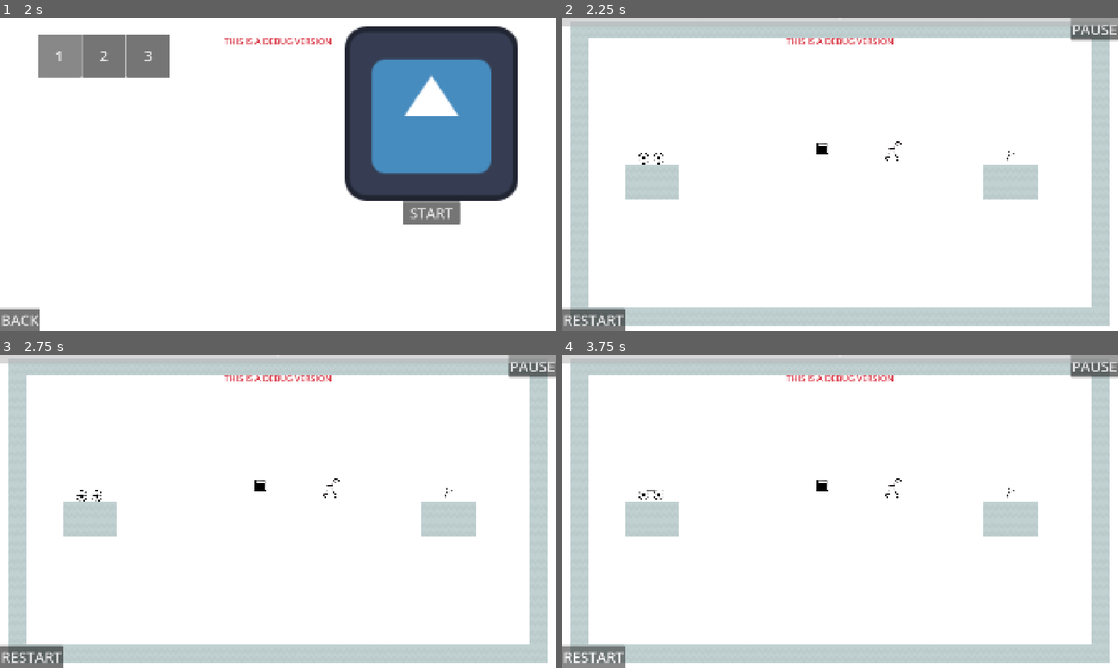
Above: before the commit, frames 1-4 (two rows, left to right).
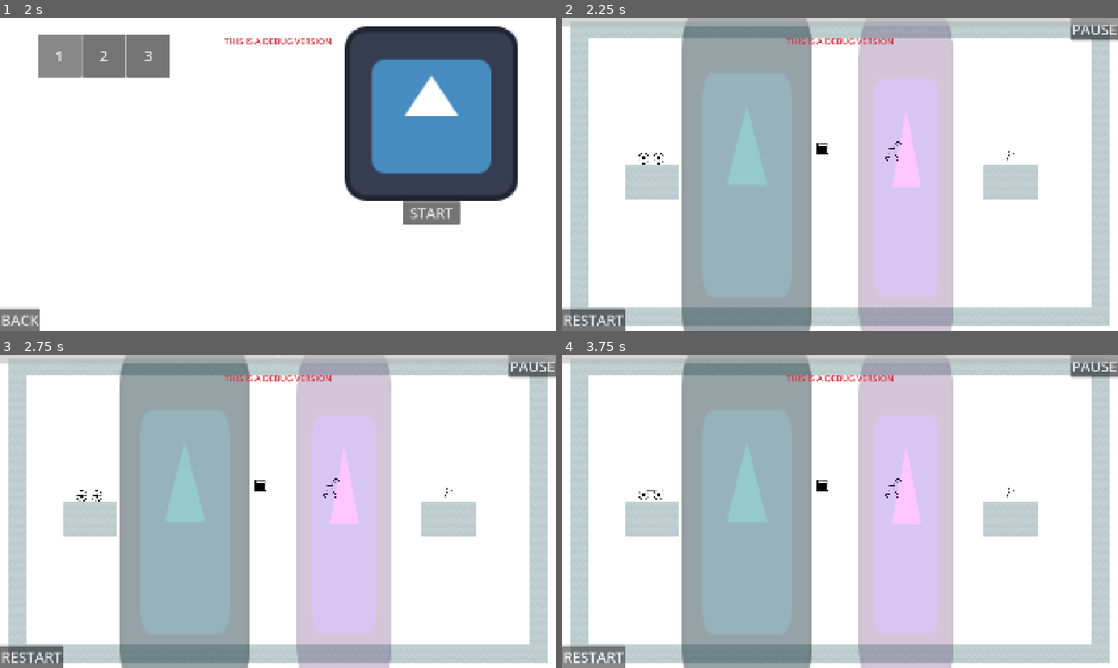
Above: after the commit, the same moments.

Repository: alanmelloni97/godot-template
Game: Godot game, scene res://game_logic/main/main.tscn
Two runs of this game, one before a commit and one after it. Both use one fixed random seed, a clock stepped at 60 frames per second and the inputs below. The engine's default icon, where the game draws it, is replaced by a stand-in: a white triangle on a blue panel in a dark square.
Inputs:
- Up to frame 1 (2 s): click "START" at 0.5 s; click "1" at 1.25 s
- Up to frame 2 (2.25 s): click "START" at 2 s
- Up to frame 3 (2.75 s): no input
- Up to frame 4 (3.75 s): click "RESTART" at 2.75 s; click "RESTART" at 3.5 s

Frame 1 is identical in both runs. In frame 2, 40% of the frame differs, in the area x 21-71%, y 0-100%; in frame 3, 40%; in frame 4, 40%.

Commit message:
added bounce brush, gravity y non draw areas

Diff:
--- a/game_logic/level/brush_changer.gd
+++ b/game_logic/level/brush_changer.gd
@@ -1,28 +1,37 @@
 extends Node
+
 class_name BrushChanger
 
-enum Brush{ PAINTER, ERASER}
+enum Brush { NORMAL, BOUNCY, ERASER }
 @export var paint_manager: PaintManager
 @export var erase_manager: EraseManager
 
-var brush: Brush = Brush.PAINTER
+var brush: Brush = Brush.NORMAL
+
 
 func _ready() -> void:
 	erase_manager.process_mode = Node.PROCESS_MODE_DISABLED
 
+
 func _unhandled_input(event: InputEvent) -> void:
 	if event.is_action_pressed("change_brush"):
-		if brush == Brush.PAINTER:
+		if brush == Brush.NORMAL:
+			change_brush(Brush.BOUNCY)
+		elif brush == Brush.BOUNCY:
 			change_brush(Brush.ERASER)
 		else:
-			change_brush(Brush.PAINTER)
+			change_brush(Brush.NORMAL)
 
 
 func change_brush(_brush: Brush):
-	if _brush == Brush.PAINTER:
+	if _brush == Brush.NORMAL:
+		paint_manager.brush_type = PaintManager.BrushType.NORMAL
 		erase_manager.process_mode = Node.PROCESS_MODE_DISABLED
 		paint_manager.process_mode = Node.PROCESS_MODE_INHERIT
-		brush = Brush.PAINTER
+		brush = Brush.NORMAL
+	elif _brush == Brush.BOUNCY:
+		paint_manager.brush_type = PaintManager.BrushType.BOUNCY
+		brush = Brush.BOUNCY
 	else:
 		paint_manager.process_mode = Node.PROCESS_MODE_DISABLED
 		erase_manager.process_mode = Node.PROCESS_MODE_INHERIT
--- a/game_logic/level/level.tscn
+++ b/game_logic/level/level.tscn
@@ -16,6 +16,7 @@
 [ext_resource type="Script" uid="uid://xddo5rw3edos" path="res://game_logic/level/vehicle_handler.gd" id="8_mk500"]
 [ext_resource type="Script" uid="uid://5m54qnyt4im6" path="res://game_logic/level/brush_changer.gd" id="11_r3lsm"]
 [ext_resource type="PackedScene" uid="uid://djhe7gkfow7tm" path="res://game_logic/ui/ui.tscn" id="12_gjdk2"]
+[ext_resource type="PackedScene" uid="uid://h4hvb7ob1psf" path="res://game_logic/mouse_painter/bouncy_segment.tscn" id="12_mk500"]
 [ext_resource type="PackedScene" uid="uid://bypog2gpbe4rs" path="res://game_logic/level/finish_point.tscn" id="14_kgwp0"]
 [ext_resource type="Script" uid="uid://dcvfni3qaudmr" path="res://game_logic/level/cheat_debug.gd" id="18_tsqra"]
 
@@ -156,11 +157,12 @@
 script = ExtResource("1_y6m4d")
 map = NodePath("../../..")
 segment = ExtResource("3_oyh4j")
+bouncy_segment = ExtResource("12_mk500")
 mouse_pointer = NodePath("PaintBrush")
 
 [node name="PaintBrush" type="Area2D" parent="Nodes/BrushHandler/PaintManager" unique_id=1139076505 node_paths=PackedStringArray("object")]
 collision_layer = 0
-collision_mask = 5
+collision_mask = 21
 script = ExtResource("3_guxw8")
 object = NodePath(".")
 
--- a/game_logic/level/levels/level_1.tscn
+++ b/game_logic/level/levels/level_1.tscn
@@ -4,8 +4,10 @@
 [ext_resource type="Script" uid="uid://cyc21lkuhi4hj" path="res://game_logic/level/level_stats.gd" id="2_yy5hl"]
 [ext_resource type="PackedScene" uid="uid://b2k5h70kpq5wo" path="res://game_logic/pickable/fuel_pickable.tscn" id="3_iwd26"]
 [ext_resource type="PackedScene" uid="uid://c4xn0o0x0tnk6" path="res://game_logic/pickable/ink_pickable.tscn" id="4_21syh"]
+[ext_resource type="PackedScene" uid="uid://4jsg0gmq3lqt" path="res://game_logic/level/obstacles/non_drawing_area.tscn" id="5_bv0sc"]
+[ext_resource type="PackedScene" uid="uid://bp7hmf78rccun" path="res://game_logic/level/obstacles/inverse_gravity_area.tscn" id="6_omun7"]
 
-[sub_resource type="Resource" id="Resource_21syh"]
+[sub_resource type="Resource" id="Resource_omun7"]
 resource_local_to_scene = true
 script = ExtResource("2_yy5hl")
 fuel = 500.0
@@ -31,3 +33,11 @@
 
 [node name="InkPickable" parent="." index="8" unique_id=1902700646 instance=ExtResource("4_21syh")]
 position = Vector2(1257, 510)
+
+[node name="InverseGravityArea" parent="." index="9" unique_id=1605799056 instance=ExtResource("6_omun7")]
+position = Vector2(687, 621)
+scale = Vector2(1, 2.612471)
+
+[node name="NonDrawingArea" parent="." index="10" unique_id=313361753 instance=ExtResource("5_bv0sc")]
+position = Vector2(1309, 630)
+scale = Vector2(0.73202246, 2.5744762)
--- /dev/null
+++ b/game_logic/level/obstacles/inverse_gravity_area.tscn
@@ -0,0 +1,22 @@
+[gd_scene format=3 uid="uid://bp7hmf78rccun"]
+
+[ext_resource type="Texture2D" uid="uid://bjoapf7om3oif" path="res://assets/icon.svg" id="1_4utkx"]
+
+[sub_resource type="RectangleShape2D" id="RectangleShape2D_b7sxp"]
+resource_local_to_scene = true
+size = Vector2(500, 500)
+
+[node name="InverseGravityArea" type="Area2D" unique_id=1605799056]
+collision_layer = 0
+collision_mask = 4
+gravity_space_override = 3
+gravity_point_center = Vector2(0, -1)
+gravity_direction = Vector2(0, -1)
+
+[node name="CollisionShape2D" type="CollisionShape2D" parent="." unique_id=46563448]
+shape = SubResource("RectangleShape2D_b7sxp")
+
+[node name="Sprite2D" type="Sprite2D" parent="." unique_id=1745991627]
+modulate = Color(0, 0.5019608, 0.5019608, 0.41568628)
+scale = Vector2(3.984375, 3.984375)
+texture = ExtResource("1_4utkx")
--- /dev/null
+++ b/game_logic/level/obstacles/non_drawing_area.tscn
@@ -0,0 +1,19 @@
+[gd_scene format=3 uid="uid://4jsg0gmq3lqt"]
+
+[ext_resource type="Texture2D" uid="uid://bjoapf7om3oif" path="res://assets/icon.svg" id="1_mwase"]
+
+[sub_resource type="RectangleShape2D" id="RectangleShape2D_b7sxp"]
+resource_local_to_scene = true
+size = Vector2(500, 500)
+
+[node name="NonDrawingArea" type="Area2D" unique_id=313361753]
+collision_layer = 16
+collision_mask = 0
+
+[node name="CollisionShape2D" type="CollisionShape2D" parent="." unique_id=1670710356]
+shape = SubResource("RectangleShape2D_b7sxp")
+
+[node name="Sprite2D" type="Sprite2D" parent="." unique_id=20816440]
+modulate = Color(1, 0, 1, 0.22352941)
+scale = Vector2(3.9374995, 3.937499)
+texture = ExtResource("1_mwase")
--- /dev/null
+++ b/game_logic/mouse_painter/bouncy_segment.tscn
@@ -0,0 +1,18 @@
+[gd_scene format=3 uid="uid://h4hvb7ob1psf"]
+
+[ext_resource type="PackedScene" uid="uid://cirt2ex1q75e2" path="res://game_logic/mouse_painter/segment.tscn" id="1_pgwhg"]
+
+[sub_resource type="PhysicsMaterial" id="PhysicsMaterial_8qbdi"]
+bounce = 1.0
+
+[sub_resource type="SegmentShape2D" id="SegmentShape2D_pgwhg"]
+resource_local_to_scene = true
+
+[node name="BouncySegment" unique_id=1295697089 instance=ExtResource("1_pgwhg")]
+physics_material_override = SubResource("PhysicsMaterial_8qbdi")
+
+[node name="Line2D" parent="." index="0" unique_id=460932308]
+default_color = Color(0, 0.73971456, 1.92523e-07, 1)
+
+[node name="CollisionShape2D" parent="." index="1" unique_id=1439377023]
+shape = SubResource("SegmentShape2D_pgwhg")
--- a/game_logic/mouse_painter/mouse_painter.gd
+++ b/game_logic/mouse_painter/mouse_painter.gd
@@ -1,6 +1,5 @@
 class_name PaintManager
 extends Node
-
 
 signal added_segment(length: float)
 signal added_line()
@@ -9,15 +8,18 @@
 signal not_enough_ink()
 
 enum State { IDLE, DRAWING, BLOCKED }
-
+enum BrushType { NORMAL, BOUNCY }
 @export var map: Node2D
 @export var segment: PackedScene
+@export var bouncy_segment: PackedScene
 @export var mouse_pointer: Area2D
 @export var POINT_DISTANCE: float = 10
 var last_point: Vector2
 var points_placed: int = 1
 var state: State = State.IDLE
+var brush_type: BrushType = BrushType.NORMAL
 var has_ink: bool = true
+
 
 func _physics_process(_delta: float) -> void:
 	if not has_ink:
@@ -50,7 +52,8 @@
 
 
 func try_placement(mouse_pos: Vector2) -> bool:
-	if mouse_pointer.has_overlapping_bodies():
+	# bodies: vehicle, tilemap; Areas: non drawable area
+	if mouse_pointer.has_overlapping_bodies() or mouse_pointer.has_overlapping_areas():
 		cant_continue_line.emit()
 		finish_line()
 		state = State.BLOCKED
@@ -65,7 +68,11 @@
 
 
 func place_segment(a: Vector2, b: Vector2):
-	var new_segment: Segment = segment.instantiate()
+	var new_segment: Segment
+	if brush_type == BrushType.NORMAL:
+		new_segment = segment.instantiate()
+	elif brush_type == BrushType.BOUNCY:
+		new_segment = bouncy_segment.instantiate()
 	new_segment.set_segment(a, b)
 	map.add_child(new_segment)
 	points_placed += 1
--- a/game_logic/mouse_painter/segment.tscn
+++ b/game_logic/mouse_painter/segment.tscn
@@ -15,6 +15,10 @@
 
 [node name="Line2D" type="Line2D" parent="." unique_id=460932308]
 default_color = Color(0, 0, 0, 1)
+joint_mode = 2
+begin_cap_mode = 2
+end_cap_mode = 2
+antialiased = true
 
 [node name="CollisionShape2D" type="CollisionShape2D" parent="." unique_id=1439377023]
 shape = SubResource("SegmentShape2D_b7sxp")
--- a/project.godot
+++ b/project.godot
@@ -81,6 +81,7 @@
 2d_physics/layer_2="drawing"
 2d_physics/layer_3="vehicle"
 2d_physics/layer_4="pickable"
+2d_physics/layer_5="non_drawing_area"
 
 [physics]
 
--- a/project_time_traker.json
+++ b/project_time_traker.json
@@ -1,8 +1,8 @@
 {
-  "2D": 436.772999763489,
+  "2D": 1154.02099990845,
   "3D": 52.8699998855591,
   "AFK": 142.004999876022,
-  "Editor": 6435.64299964905,
-  "Game": 1348.18600058556,
-  "Script": 4597.81399941444
+  "Editor": 8590.89199995995,
+  "Game": 1690.39200019836,
+  "Script": 5693.60899996758
 }
Not shown: 1 places in game_logic/level/levels/level_1.tscn that only renumber resources
Not shown, changed: z_docs/todo.txt
